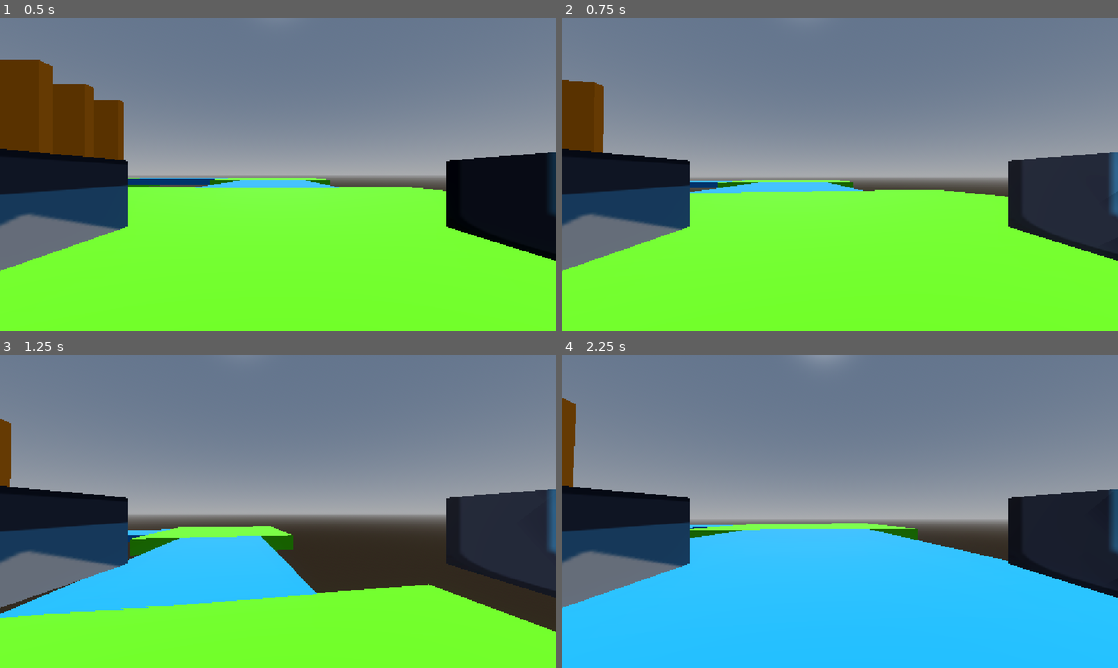
Above: before the commit, frames 1-4 (two rows, left to right).
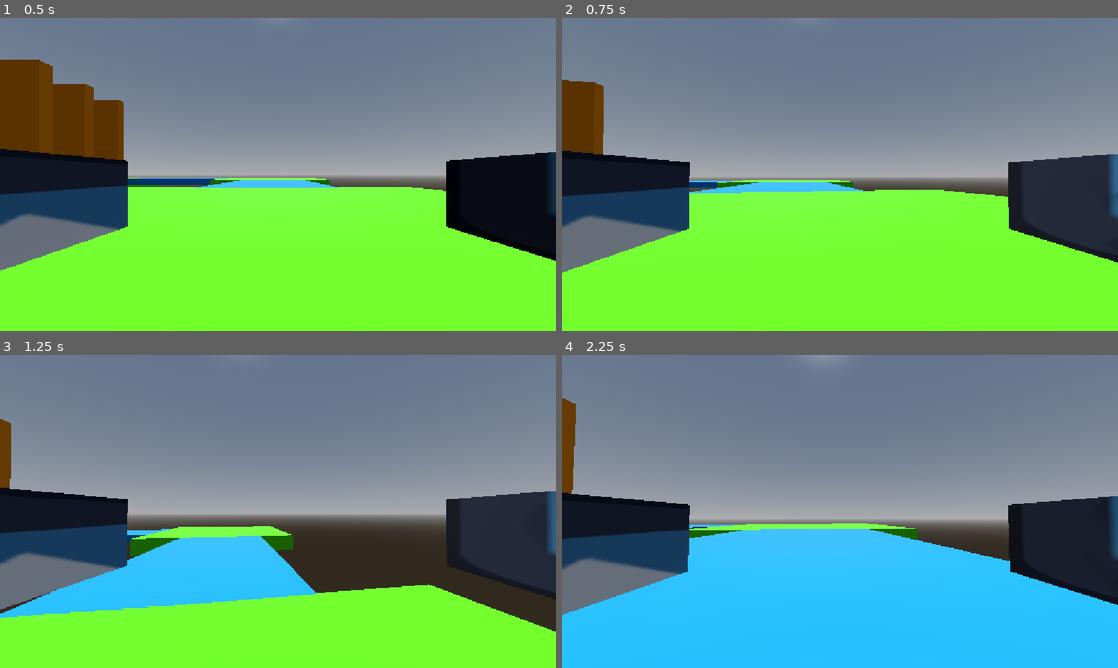
Above: after the commit, the same moments.

Repository: nwydpwrabdyny604-byte/platforming-game
Game: Godot game, scene res://scenes/main.tscn
Two runs of this game, one before a commit and one after it. Both use one fixed random seed, a clock stepped at 60 frames per second and the inputs below. The project has no main scene, so this scene is started directly. The engine's default icon, where the game draws it, is replaced by a stand-in: a white triangle on a blue panel in a dark square.
Inputs (mouse positions are in pixels of both pictures, inside the frame that each line leads up to):
- Up to frame 1 (0.5 s): no input
- Up to frame 2 (0.75 s): move the mouse to (867, 174) at 0.52 s; hold W (move up) from 0.53 s (still down); click (867, 174) at 0.6 s
- Up to frame 3 (1.25 s): keep holding W (move up); tap Space (jump) at 0.77 s; right-click (305, 511) at 0.8 s
- Up to frame 4 (2.25 s): keep holding W (move up); move the mouse to (812, 511) at 1.27 s; right-click (812, 511) at 1.35 s; tap Space (jump) at 1.52 s; click (812, 511) at 1.55 s; move the mouse to (851, 505) at 2.02 s; click (851, 505) at 2.1 s

Frame 1 is identical in both runs. In frame 2, 0.8% of the frame differs, in the area x 0-100%, y 41-82%; in frame 3, 0.8%; in frame 4, 3.1%, in the area x 0-100%, y 41-84%.

Commit message:
reform shooting algoritms v:2.0

Diff:
--- a/resource/bullet/Leftbullet.gd
+++ /dev/null
@@ -1,13 +0,0 @@
-extends Node3D
-@onready var enemy=$"."
-@onready var player=$"../../player"
-@onready var left_hand=%"left hand"
-var bullets=preload("res://resource/bullet/bullet.tscn")
-func _on_left_bullet_body_entered(body: Node3D) -> void:
-	if body==enemy:
-		queue_free()
-func _process(delta: float) -> void:
-	if Input.is_action_just_pressed("shooting left side"):
-		var bullet=bullets.instantiate()
-		bullet.position=player.left_hand_position
-		get_parent().add_child(bullet)
--- a/resource/bullet/Rightbullet.gd
+++ /dev/null
@@ -1,13 +0,0 @@
-extends Node3D
-@onready var enemy=$"."
-@onready var right_hand=%"right hand"
-@onready var player=$"../../player"
-var bullets=preload("res://resource/bullet/bullet.tscn")
-func _on_right_bullet_body_entered(body: Node3D) -> void:
-	if body==enemy:
-		queue_free()
-func _process(delta: float) -> void:
-	if Input.is_action_just_pressed("shooting right side"):
-		var bullet=bullets.instantiate()
-		bullet.position=player.right_hand_position
-		get_parent().add_child(bullet)
--- a/resource/bullet/bullet.gd
+++ /dev/null
@@ -1,7 +0,0 @@
-extends Area3D
-var speed=1
-
-func _process(delta: float) -> void:
-	if visible :
-		position.x += (speed*delta)
-		position.z += (speed*delta)
--- a/resource/bullet/bullet.tscn
+++ b/resource/bullet/bullet.tscn
@@ -1,6 +1,6 @@
 [gd_scene format=3 uid="uid://b88y4wnaj6jgq"]
 
-[ext_resource type="Script" uid="uid://da8fswd7sfo1u" path="res://resource/bullet/bullet.gd" id="1_ww6xu"]
+[ext_resource type="Script" uid="uid://d4ap5pmsw2x07" path="res://scripts/bullet.gd" id="1_ww6xu"]
 
 [sub_resource type="SphereMesh" id="SphereMesh_lq4fy"]
 radius = 0.05
@@ -10,9 +10,11 @@
 albedo_color = Color(1, 1, 0, 1)
 
 [sub_resource type="SphereShape3D" id="SphereShape3D_nky03"]
-radius = 0.1
+radius = 0.05
 
 [node name="bullet" type="Area3D" unique_id=1042917278]
+collision_layer = 8
+collision_mask = 5
 script = ExtResource("1_ww6xu")
 
 [node name="CSGMesh3D" type="CSGMesh3D" parent="." unique_id=1812368713]
--- a/resource/enemy/enemy.tscn
+++ b/resource/enemy/enemy.tscn
@@ -14,6 +14,8 @@
 size = Vector3(10, 1, 10)
 
 [node name="enemy" type="CharacterBody3D" unique_id=475210885]
+collision_layer = 4
+collision_mask = 7
 script = ExtResource("1_bapaq")
 
 [node name="CollisionShape3D" type="CollisionShape3D" parent="." unique_id=1504087665]
@@ -27,6 +29,8 @@
 material = SubResource("StandardMaterial3D_nky03")
 
 [node name="enemy_vision" type="Area3D" parent="." unique_id=688362895]
+collision_layer = 4
+collision_mask = 2
 
 [node name="CollisionShape3D2" type="CollisionShape3D" parent="enemy_vision" unique_id=1880115402]
 transform = Transform3D(1, 0, 0, 0, 1, 0, 0, 0, 1, 0, 1.0264564, 0)
--- a/resource/player/left_hand.gd
+++ /dev/null
@@ -1,5 +0,0 @@
-extends CSGMesh3D
-@onready var player=$"../.."
-
-func _process(delta: float) -> void:
-	player.left_hand_position=position
--- a/resource/player/player.tscn
+++ b/resource/player/player.tscn
@@ -2,8 +2,6 @@
 
 [ext_resource type="Texture2D" uid="uid://dfffa5a66qxmj" path="res://icon.svg" id="1_4w7l6"]
 [ext_resource type="Script" uid="uid://d1p1kefburnpo" path="res://scripts/player.gd" id="1_qr20i"]
-[ext_resource type="Script" uid="uid://b1u4gidtkmmcp" path="res://resource/player/right_hand.gd" id="3_mg0q7"]
-[ext_resource type="Script" uid="uid://bt5h0gd0c1ijd" path="res://resource/player/left_hand.gd" id="4_5din7"]
 
 [sub_resource type="BoxShape3D" id="BoxShape3D_nky03"]
 size = Vector3(1.3351653, 0.9436035, 1.1113281)
@@ -14,17 +12,10 @@
 albedo_color = Color(1.2742168, 1.2742168, 1.2742168, 0.90588236)
 albedo_texture = ExtResource("1_4w7l6")
 
-[sub_resource type="BoxMesh" id="BoxMesh_lq4fy"]
-size = Vector3(0.2, 0.2, 0.5)
-
-[sub_resource type="StandardMaterial3D" id="StandardMaterial3D_j678g"]
-albedo_texture = ExtResource("1_4w7l6")
-
-[sub_resource type="StandardMaterial3D" id="StandardMaterial3D_4w7l6"]
-albedo_texture = ExtResource("1_4w7l6")
-
 [node name="player" type="CharacterBody3D" unique_id=1503521986]
 transform = Transform3D(1, 0, 0, 0, 1, 0, 0, 0, 1, 0, 0.93206984, -0.077034056)
+collision_layer = 2
+collision_mask = 7
 script = ExtResource("1_qr20i")
 
 [node name="CollisionShape3D" type="CollisionShape3D" parent="." unique_id=187346412]
@@ -38,15 +29,3 @@
 material = SubResource("StandardMaterial3D_nky03")
 
 [node name="Camera3D" type="Camera3D" parent="." unique_id=1448226597]
-
-[node name="right hand" type="CSGMesh3D" parent="Camera3D" unique_id=2023945880]
-transform = Transform3D(1, 0, 0, 0, 1, 0, 0, 0, 1, 0.60938406, -0.05844724, -0.3674028)
-mesh = SubResource("BoxMesh_lq4fy")
-material = SubResource("StandardMaterial3D_j678g")
-script = ExtResource("3_mg0q7")
-
-[node name="left hand" type="CSGMesh3D" parent="Camera3D" unique_id=440346482]
-transform = Transform3D(1, 0, 0, 0, 1, 0, 0, 0, 1, -0.55526423, -0.058000028, -0.367)
-mesh = SubResource("BoxMesh_lq4fy")
-material = SubResource("StandardMaterial3D_4w7l6")
-script = ExtResource("4_5din7")
--- a/resource/player/right_hand.gd
+++ /dev/null
@@ -1,5 +0,0 @@
-extends CSGMesh3D
-@onready var player=$"../.."
-
-func _process(delta: float) -> void:
-	player.right_hand_position=position
--- a/scenes/main.tscn
+++ b/scenes/main.tscn
@@ -4,10 +4,10 @@
 [ext_resource type="PackedScene" uid="uid://m4qvj3tghodb" path="res://resource/platform_1/platform_3.tscn" id="2_tbgi4"]
 [ext_resource type="PackedScene" uid="uid://d4heumscjr45u" path="res://resource/platform_1/platform_2.tscn" id="3_tefeu"]
 [ext_resource type="PackedScene" uid="uid://c8yyjfa4744nv" path="res://resource/player/player.tscn" id="4_o6xl0"]
-[ext_resource type="Script" uid="uid://dtbrhdu8tinui" path="res://resource/bullet/Leftbullet.gd" id="6_85g3d"]
+[ext_resource type="Texture2D" uid="uid://dfffa5a66qxmj" path="res://icon.svg" id="5_85g3d"]
 [ext_resource type="PackedScene" uid="uid://b88y4wnaj6jgq" path="res://resource/bullet/bullet.tscn" id="6_o6xl0"]
 [ext_resource type="PackedScene" uid="uid://bderv5dxgvu18" path="res://resource/enemy/enemy.tscn" id="6_tefeu"]
-[ext_resource type="Script" uid="uid://ca3w83ppeloro" path="res://resource/bullet/Rightbullet.gd" id="8_choun"]
+[ext_resource type="Script" uid="uid://c2y8bxxm4c0u2" path="res://scripts/bulletmanager.gd" id="7_choun"]
 
 [sub_resource type="ProceduralSkyMaterial" id="ProceduralSkyMaterial_jyhfs"]
 sky_horizon_color = Color(0.66224277, 0.6717428, 0.6867428, 1)
@@ -20,6 +20,15 @@
 background_mode = 2
 sky = SubResource("Sky_tbgi4")
 glow_enabled = true
+
+[sub_resource type="BoxMesh" id="BoxMesh_eb6dy"]
+size = Vector3(0.2, 0.2, 0.5)
+
+[sub_resource type="StandardMaterial3D" id="StandardMaterial3D_trceg"]
+albedo_texture = ExtResource("5_85g3d")
+
+[sub_resource type="StandardMaterial3D" id="StandardMaterial3D_a8y0u"]
+albedo_texture = ExtResource("5_85g3d")
 
 [node name="main" type="Node3D" unique_id=2076085836]
 
@@ -94,6 +103,16 @@
 [node name="player" parent="." unique_id=1503521986 instance=ExtResource("4_o6xl0")]
 transform = Transform3D(-1, 0, -8.742278e-08, 0, 1, 0, 8.742278e-08, 0, -1, -0.6695056, 1.3604136, -22.040895)
 
+[node name="right hand" type="CSGMesh3D" parent="player" unique_id=1747807071]
+transform = Transform3D(1, 0, 0, 0, 1, 0, 0, 0, 1, 0.60938406, -0.05844724, -0.3674028)
+mesh = SubResource("BoxMesh_eb6dy")
+material = SubResource("StandardMaterial3D_trceg")
+
+[node name="left hand" type="CSGMesh3D" parent="player" unique_id=1062336086]
+transform = Transform3D(1, 0, 0, 0, 1, 0, 0, 0, 1, -0.55526423, -0.058000028, -0.367)
+mesh = SubResource("BoxMesh_eb6dy")
+material = SubResource("StandardMaterial3D_a8y0u")
+
 [node name="enemies" type="Node3D" parent="." unique_id=1110706609]
 
 [node name="enemy" parent="enemies" unique_id=475210885 instance=ExtResource("6_tefeu")]
@@ -105,22 +124,13 @@
 [node name="enemy3" parent="enemies" unique_id=1979799745 instance=ExtResource("6_tefeu")]
 transform = Transform3D(1, 0, 0, 0, 1, 0, 0, 0, 1, 52.301, 0, -0.145)
 
-[node name="bullets" type="Node3D" parent="." unique_id=618300772]
-transform = Transform3D(-1, 0, -8.742278e-08, 0, 1, 0, 8.742278e-08, 0, -1, -0.6695056, 1.3604136, -22.040895)
+[node name="Bullets" type="Node3D" parent="." unique_id=1973941080]
 
-[node name="right bullet pivot2" type="Node3D" parent="bullets" unique_id=1494940888]
-script = ExtResource("8_choun")
+[node name="pivot" type="Node3D" parent="Bullets" unique_id=866410516]
+script = ExtResource("7_choun")
 
-[node name="Right bullet" parent="bullets/right bullet pivot2" unique_id=1042917278 instance=ExtResource("6_o6xl0")]
-transform = Transform3D(-1, 0, 8.742278e-08, 0, 1, 0, -8.742278e-08, 0, -1, 0.608623, -0.062126517, -0.6159992)
+[node name="bullet" parent="Bullets/pivot" unique_id=1042917278 instance=ExtResource("6_o6xl0")]
+transform = Transform3D(1, 0, 0, 0, 1, 0, 0, 0, 1, -1.2843052, 1.2993813, -21.437752)
 visible = false
 
-[node name="left bullet pivot" type="Node3D" parent="bullets" unique_id=1220570194]
-script = ExtResource("6_85g3d")
-
-[node name="Left bullet" parent="bullets/left bullet pivot" unique_id=694720526 instance=ExtResource("6_o6xl0")]
-transform = Transform3D(-1, 0, 8.742278e-08, 0, 1, 0, -8.742278e-08, 0, -1, -0.53969014, -0.06026578, -0.61626434)
-visible = false
-
-[connection signal="body_entered" from="bullets/right bullet pivot2/Right bullet" to="bullets/right bullet pivot2" method="_on_right_bullet_body_entered"]
-[connection signal="body_entered" from="bullets/left bullet pivot/Left bullet" to="bullets/left bullet pivot" method="_on_left_bullet_body_entered"]
+[connection signal="body_entered" from="Bullets/pivot/bullet" to="Bullets/pivot" method="_on_bullet_body_entered"]
--- /dev/null
+++ b/scripts/bullet.gd
@@ -0,0 +1,6 @@
+extends Area3D
+var Speed=5
+func _process(delta: float) -> void:
+	if visible :
+		position.x -= (delta*Speed)
+		position.z -= (delta*Speed)
--- /dev/null
+++ b/scripts/bulletmanager.gd
@@ -0,0 +1,32 @@
+extends Node3D
+
+@onready var right_hand=$"../../player/right hand"
+@onready var left_hand=$"../../player/left hand"
+@onready var player=$"../../player"
+var bullet_scene=preload("res://resource/bullet/bullet.tscn")
+var bullets:Array
+
+func add_bullet_left_hand()->void:
+	var bullet=bullet_scene.instantiate()
+	bullet.global_position=left_hand.global_position
+	get_parent().add_child(bullet)
+	bullets.append(bullet)
+
+func add_bullet_right_hand()->void:
+	var bullet=bullet_scene.instantiate()
+	bullet.global_position=right_hand.global_position
+	get_parent().add_child(bullet)
+	bullets.append(bullet)
+
+func remove_bullet()->void:
+	var last_bullet=bullets.pop_back()
+	get_parent().remove_child(last_bullet)
+
+func _process(delta: float) -> void:
+	if Input.is_action_just_pressed("shooting left side"):
+		add_bullet_left_hand()
+	if Input.is_action_just_pressed("shooting right side"):
+		add_bullet_right_hand()
+
+func _on_bullet_body_entered(body: Node3D) -> void:
+		pass
--- a/scripts/player.gd
+++ b/scripts/player.gd
@@ -1,7 +1,5 @@
 extends CharacterBody3D
 @onready var neck=$Camera3D
-var right_hand_position
-var left_hand_position
 const SPEED = 5.0
 const JUMP_VELOCITY = 4.5
 var sensitive=0.003
Not shown, removed: resource/bullet/Leftbullet.gd.uid
Not shown, removed: resource/bullet/Rightbullet.gd.uid
Not shown, removed: resource/bullet/bullet.gd.uid
Not shown, removed: resource/player/left_hand.gd.uid
Not shown, removed: resource/player/right_hand.gd.uid
Not shown, added: scripts/bullet.gd.uid
Not shown, added: scripts/bulletmanager.gd.uid
